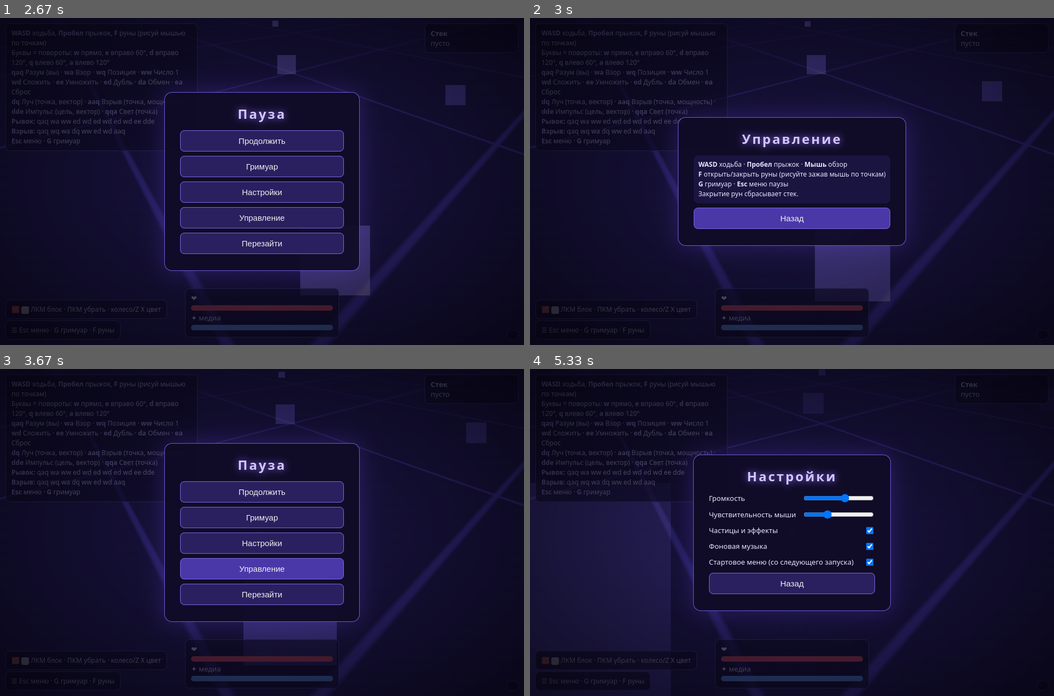
Above: before the commit, frames 1-4 (two rows, left to right).
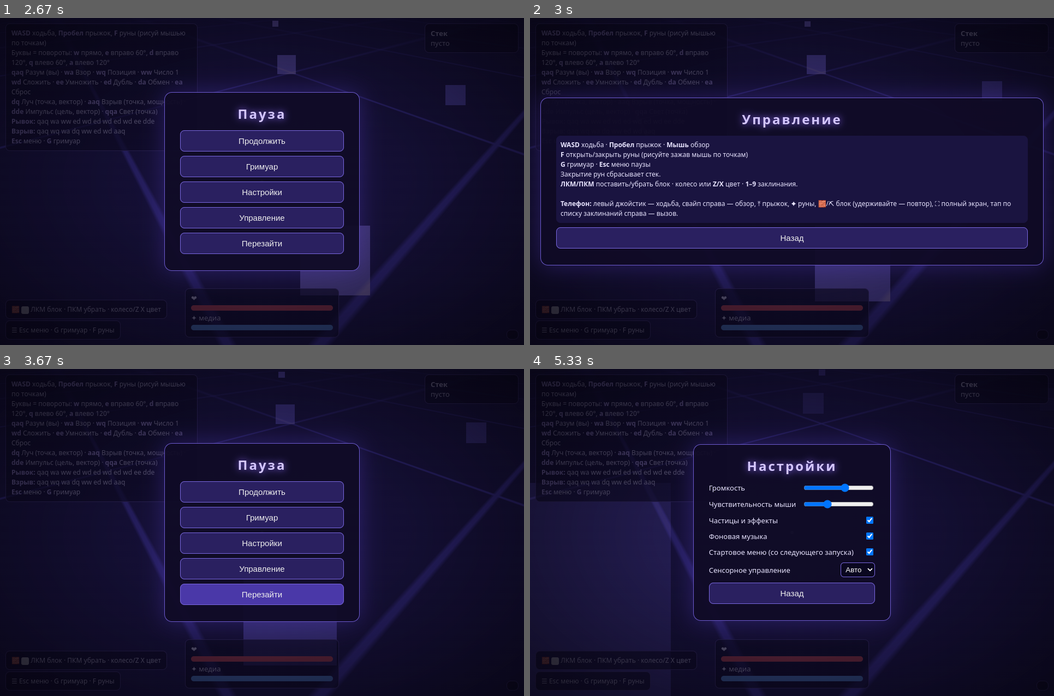
Above: after the commit, the same moments.

Repository: lomenhower-mine/game
Game: browser game, page index.html
Two runs of this game, one before a commit and one after it. Both use one fixed random seed, a clock stepped at 60 frames per second and the inputs below.
Inputs (mouse positions are in pixels of both pictures, inside the frame that each line leads up to):
- Up to frame 1 (2.67 s): click (262, 142) at 0.27 s; type "Alex" at 0.27 s; click "Играть" at 0.52 s; click (83, 309) at 1.27 s; tap Z at 1.52 s; click (62, 331) at 2.02 s; tap X at 2.27 s
- Up to frame 2 (3 s): click "Управление" at 2.77 s
- Up to frame 3 (3.67 s): tap F at 3.02 s; right-click (235, 548) at 3.33 s; click "Назад" at 3.52 s
- Up to frame 4 (5.33 s): tap G at 3.77 s; click "Гримуар" at 4.27 s; tap Escape at 4.52 s; click "Настройки" at 5.02 s

Frame 1 is identical in both runs. In frame 2, 19% of the frame differs, in the area x 1-99%, y 23-77%; in frame 3, 3.7%; in frame 4, 7.0%.

Commit message:
Update index.html

Diff:
--- a/index.html
+++ b/index.html
@@ -1,5 +1,5 @@
 <!DOCTYPE html>
-<html lang="ru"><head><meta charset="utf-8"><meta name="viewport" content="width=device-width,initial-scale=1,maximum-scale=1,user-scalable=no"><title>Hex Runes</title>
+<html lang="ru"><head><meta charset="utf-8"><meta name="apple-mobile-web-app-capable" content="yes"><meta name="mobile-web-app-capable" content="yes"><meta name="viewport" content="width=device-width,initial-scale=1,maximum-scale=1,user-scalable=no"><title>Hex Runes</title>
 <style>
 html,body{margin:0;height:100%;overflow:hidden;background:#0b0b16;font:13px system-ui,sans-serif;color:#e8e4ff}
 canvas{display:block}#g{position:fixed;inset:0;display:none;background:rgba(8,6,20,.82);cursor:crosshair}
@@ -38,6 +38,12 @@
 #blk{left:10px;bottom:48px;font-size:12px;cursor:pointer}#blk i{display:inline-block;width:14px;height:14px;border-radius:3px;vertical-align:middle}
 .touch #blk{left:50%;top:10px;bottom:auto;transform:translateX(-50%);font-size:0}.touch #blk i{width:26px;height:26px}
 #t-put{right:24px;bottom:100px}#t-brk{right:24px;bottom:170px}
+
+html,body{overscroll-behavior:none;-webkit-touch-callout:none;-webkit-tap-highlight-color:transparent}
+#t-full{left:114px;top:10px;width:44px!important;height:44px!important;font-size:18px!important}
+#rot{display:none;position:fixed;inset:0;z-index:60;background:#05030fee;color:#fff;align-items:center;justify-content:center;text-align:center;font-size:20px;line-height:1.6}
+@media (orientation:portrait){.touch #rot{display:flex}}
+select{background:#0a0720;color:#fff;border:1px solid #7a68e0;border-radius:6px;padding:4px}
 </style></head><body>
 <div id="cross"></div>
 <div id="help" class="p"><b>WASD</b> ходьба, <b>Пробел</b> прыжок, <b>F</b> руны (рисуй мышью по точкам)<br>
@@ -54,20 +60,21 @@
 <div id="hint" class="p" style="cursor:pointer" onclick="showPage('m-pause','')">☰ Esc меню · G гримуар · F руны</div><div id="flash"></div>
 <div id="spells" class="p"><b>Заклинания</b> <small>(цифры 1–9)</small><div id="spl"></div></div>
 <div id="blk" class="p" onclick="setCur(cur+1)">🧱 <i id="sw"></i> ЛКМ блок · ПКМ убрать · колесо/Z X цвет</div>
-<div id="tc"><div id="joy"><i id="knob"></i></div><button id="t-put">🧱</button><button id="t-brk">⛏</button><button id="t-jump">⤒</button><button id="t-cast">✦</button><button id="t-menu">☰</button><button id="t-grim">📖</button></div>
+<div id="rot" onclick="this.style.display='none'">📱 ↻<br>Поверните телефон горизонтально<br><small>(нажмите, чтобы закрыть)</small></div>
+<div id="tc"><div id="joy"><i id="knob"></i></div><button id="t-full">⛶</button><button id="t-put">🧱</button><button id="t-brk">⛏</button><button id="t-jump">⤒</button><button id="t-cast">✦</button><button id="t-menu">☰</button><button id="t-grim">📖</button></div>
 <div id="ov" class="ov"><div class="box">
 <div id="m-main" class="pg"><h1>✦ HEX RUNES ✦</h1><input id="nm" type="text" maxlength="16" placeholder="Имя мага"><button id="b-play">Играть</button><button data-go="m-grim">Гримуар</button><button data-go="m-opt">Настройки</button><button data-go="m-ctl">Управление</button></div>
 <div id="m-pause" class="pg"><h1>Пауза</h1><button id="b-res">Продолжить</button><button data-go="m-grim">Гримуар</button><button data-go="m-opt">Настройки</button><button data-go="m-ctl">Управление</button><button onclick="location.reload()">Перезайти</button></div>
 <div id="m-opt" class="pg"><h1>Настройки</h1><div class="row">Громкость<input id="o-vol" type="range" min="0" max="100"></div><div class="row">Чувствительность мыши<input id="o-sens" type="range" min="30" max="250"></div>
-<div class="row">Частицы и эффекты<input id="o-fx" type="che …(141 unchanged characters)… nput id="o-menu" type="checkbox"></div><button data-back>Назад</button></div>
-<div id="m-ctl" class="pg"><h1>Управление</h1><div class="ca …(172 unchanged characters)…  паузы<br>Закрытие рун сбрасывает стек.</div></div><button data-back>Назад</button></div>
+<div class="row">Частицы и эффекты<input id="o-fx" type="che …(141 unchanged characters)… nput id="o-menu" type="checkbox"></div><div class="row">Сенсорное управление<select id="o-touch"><option value="auto">Авто</option><option value="on">Вкл</option><option value="off">Выкл</option></select></div><button data-back>Назад</button></div>
+<div id="m-ctl" class="pg"><h1>Управление</h1><div class="ca …(172 unchanged characters)…  паузы<br>Закрытие рун сбрасывает стек.<br><b>ЛКМ/ПКМ</b> поставить/убрать блок · колесо или <b>Z/X</b> цвет · <b>1–9</b> заклинания.<br><br><b>Телефон:</b> левый джойстик — ходьба, свайп справа — обзор, ⤒ прыжок, ✦ руны, 🧱/⛏ блок (удерживайте — повтор), ⛶ полный экран, тап по списку заклинаний справа — вызов.</div></div><button data-back>Назад</button></div>
 <div id="m-grim" class="pg wide"><h1>Гримуар</h1><div class="tabs"><button data-tab="how">Основы</button><button data-tab="pats">Узоры</button><button data-tab="spells">Заклинания</button></div><div id="gb"></div><button data-back>Назад</button></div>
 </div></div>
 <canvas id="g"></canvas>
 <script src="https://cdnjs.cloudflare.com/ajax/libs/three.js/r128/three.min.js"></script>
 <script>
 let name='Маг',playing=false,ui=null,prevUI='',shake=0,lastHp=100,o0={};try{o0=JSON.parse(localStorage.getItem('hr_opt')||'{}')}catch{}
-const opt=Object.assign({vol:.6,sens:1,fx:true,music:true,menu:true},o0);
+const opt=Object.assign({vol:.6,sens:1,fx:true,music:true,menu:true,touch:'auto'},o0);
 let ws=null;
 const $=id=>document.getElementById(id);
 let myId=null,casting=false,toastT;
@@ -258,8 +265,7 @@
 addEventListener('resize',()=>{SZ=Math.min(48,innerWidth/11,innerHeight/10)});
 if(!cv.requestPointerLock)cv.requestPointerLock=()=>{};if(!document.exitPointerLock)document.exitPointerLock=()=>{};
 R.setPixelRatio(Math.min(devicePixelRatio,2));
-if(matchMedia('(pointer:coarse)').matches||/Android|iPhone|iPad/i.test(navigator.userAgent)){
-  document.body.classList.add('touch');let lookId=null,lx=0,ly=0,jid=null;
+{let lookId=null,lx=0,ly=0,jid=null;
   cv.addEventListener('touchstart',e=>{e.preventDefault();if(casting||ui)return;const t=e.changedTouches[0];lookId=t.identifier;lx=t.clientX;ly=t.clientY},{passive:false});
   cv.addEventListener('touchmove',e=>{e.preventDefault();for(const t of e.changedTouches)if(t.identifier===lookId){me.yaw-=(t.clientX-lx)*.005*opt.sens;me.pt=Math.max(-1.5,Math.min(1.5,me.pt-(t.clientY-ly)*.005*opt.sens));lx=t.clientX;ly=t.clientY}},{passive:false});
   cv.addEventListener('touchend',e=>{for(const t of e.changedTouches)if(t.identifier===lookId)lookId=null});
@@ -269,7 +275,8 @@
   joy.addEventListener('touchmove',e=>{e.preventDefault();for(const t of e.changedTouches)if(t.identifier===jid)jm(t)},{passive:false});
   const je=e=>{for(const t of e.changedTouches)if(t.identifier===jid){jid=null;stick.x=stick.y=0;knob.style.transform=''}};joy.addEventListener('touchend',je);joy.addEventListener('touchcancel',je);
   const bind=(id,f)=>$(id).addEventListener('pointerdown',e=>{e.preventDefault();f()});
-  bind('t-cast',()=>{if(myId!==null&&!ui)toggleCast()});bind('t-put',()=>build(false));bind('t-brk',()=>build(true));bind('t-menu',()=>showPage('m-pause',''));bind('t-grim',()=>showPage('m-grim',''));
+  bind('t-cast',()=>{if(myId!==null&&!ui)toggleCast()});const hold=(id,f)=>{let tm=null;const st=()=>{clearInterval(tm);tm=null};$(id).addEventListener('pointerdown',e=>{e.preventDefault();f();st();tm=setInterval(f,260)});['pointerup','pointercancel','pointerleave'].forEach(n=>$(id).addEventListener(n,st))};
+  hold('t-put',()=>build(false));hold('t-brk',()=>build(true));bind('t-full',()=>document.fullscreenElement?document.exitFullscreen():goFull());bind('t-menu',()=>showPage('m-pause',''));bind('t-grim',()=>showPage('m-grim',''));
   bind('t-jump',()=>keys.Space=true);['pointerup','pointercancel','pointerleave'].forEach(n=>$('t-jump').addEventListener(n,()=>keys.Space=false));
   const tg=f=>e=>{e.preventDefault();const t=e.touches[0]||e.changedTouches[0];f({clientX:t.clientX,clientY:t.clientY})};
   G.addEventListener('touchstart',tg(e=>G.onmousedown(e)),{passive:false});G.addEventListener('touchmove',tg(e=>G.onmousemove(e)),{passive:false});
@@ -297,11 +304,18 @@
 function bolt(p){burst(p,60,0xbfe0ff,4,.6,3);flash('#cdf');snd.zap();const pts=[];
   for(let i=0;i<=8;i++)pts.push(new THREE.Vector3(p[0]+(i<8?(Math.random()-.5)*2:0),p[1]+30-i*30/8,p[2]+(i<8?(Math.random()-.5)*2:0)));
   const l=new THREE.Line(new THREE.BufferGeometry().setFromPoints(pts),new THREE.LineBasicMaterial({color:0xcfe6ff}));S.add(l);setTimeout(()=>S.remove(l),250)}
+// ---- mobile extras ----
+function goFull(){const e=document.documentElement;try{(e.requestFullscreen||e.webkitRequestFullscreen).call(e);if(screen.orientation&&screen.orientation.lock)screen.orientation.lock('landscape').catch(()=>{})}catch{}}
+function applyTouch(){const auto=matchMedia('(pointer:coarse)').matches||/Android|iPhone|iPad/i.test(navigator.userAgent)||(navigator.maxTouchPoints>1&&!matchMedia('(pointer:fine)').matches);
+  document.body.classList.toggle('touch',opt.touch==='on'||(opt.touch==='auto'&&auto))}
+$('o-touch').value=opt.touch;$('o-touch').onchange=e=>{opt.touch=e.target.value;sv();applyTouch()};applyTouch();
+$('b-play').addEventListener('click',()=>{if(document.body.classList.contains('touch'))goFull()});
+['ok','bad','hurt','place','boom'].forEach(k=>{const f=snd[k],ms={ok:15,bad:50,hurt:60,place:8,boom:70}[k];snd[k]=(...a)=>{if(navigator.vibrate&&document.body.classList.contains('touch'))navigator.vibrate(ms);return f(...a)}});
 // ---- loop ----
 let T=performance.now();
 (function loop(n){requestAnimationFrame(loop);const dt=Math.min(.05,(n-T)/1000);T=n;
   let fx=0,fz=0;if(!casting&&!ui&&playing){if(keys.KeyW)fz--;if(keys.KeyS)fz++;if(keys.KeyA)fx--;if(keys.KeyD)fx++;fx+=stick.x;fz+=stick.y}
-  const l=Math.hypot(fx,fz)||1,s=Math.sin(me.yaw),c=Math.cos(me.yaw);
+  const l=Math.max(1,Math.hypot(fx,fz)),s=Math.sin(me.yaw),c=Math.cos(me.yaw);
   const tx=(fx*c+fz*s)/l*7,tz=(-fx*s+fz*c)/l*7,k=Math.min(1,(me.ground?12:.8)*dt);
   me.v.x+=(tx-me.v.x)*k;me.v.z+=(tz-me.v.z)*k;
   if(keys.Space&&me.ground&&!casting&&!ui&&playing){me.v.y=9;me.ground=false;snd.jump()}
